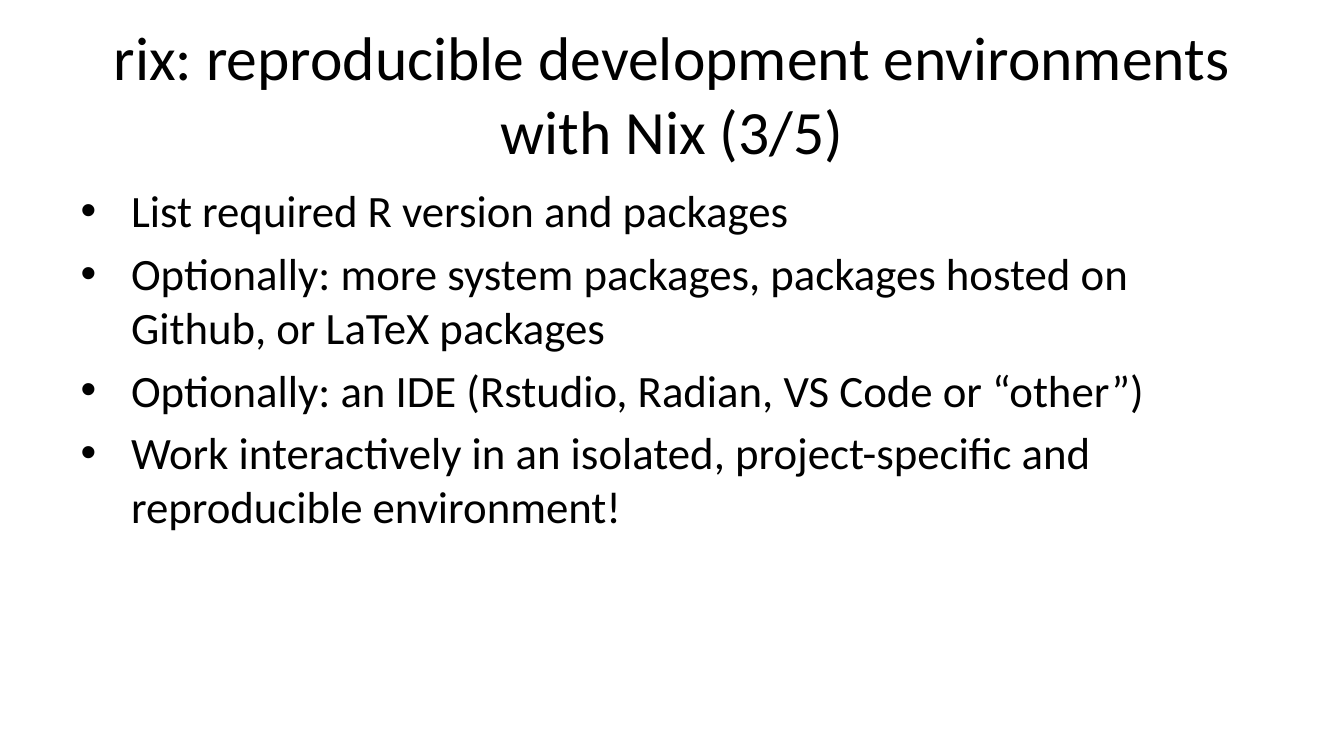
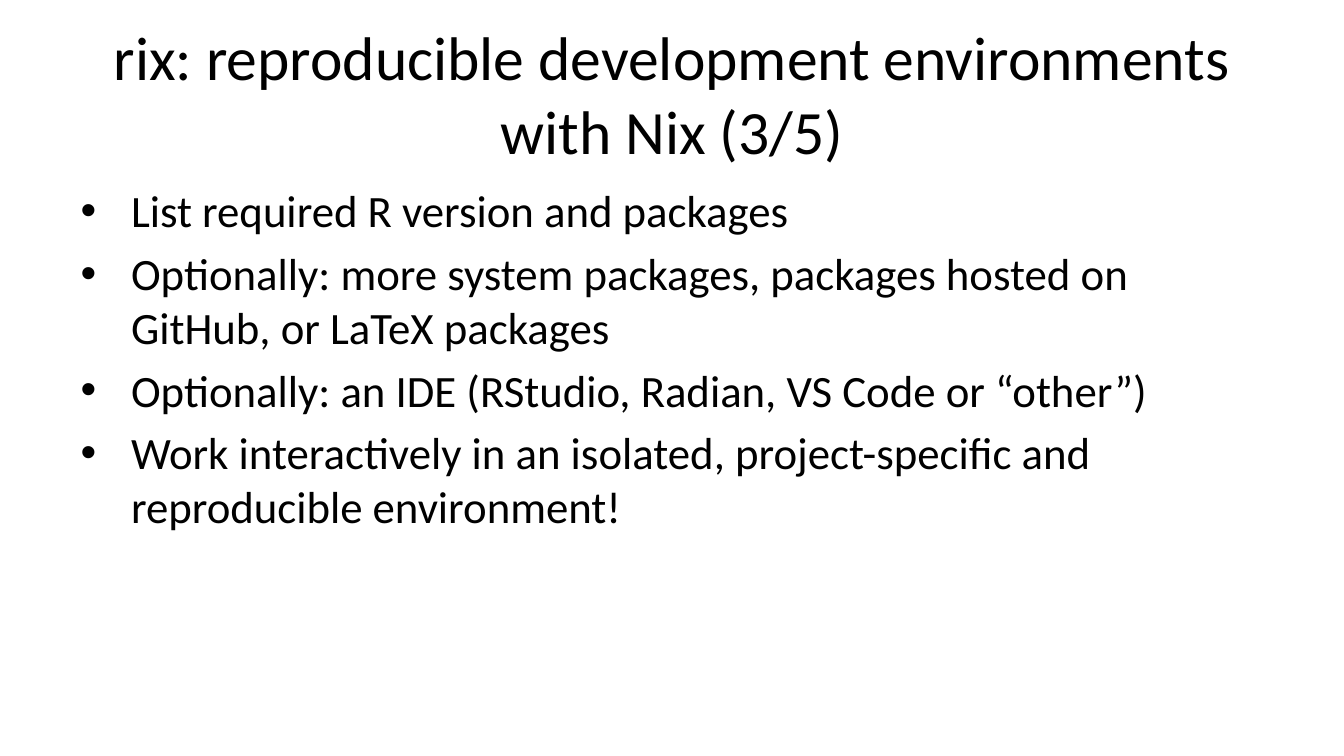
Before and after one commit to b-rodrigues/repro_basf, a slide deck: slide 32 of docs/index.pptx. Drawn at 1344x756 pixels with LibreOffice and Linux fonts; fonts in the diff are those of the drawing. Boxes give left, top, right and bottom in pixels: in the first picture for what was removed or moved away, otherwise in the second. Text is boxed around its words. In the diff, an @@ line names an element or a change of style, - is before the commit and + after.

```diff
--- a/docs/index.pptx
+++ b/docs/index.pptx
@@ text at (131, 259, 1146, 415): text changed @@
-• Optionally: more system packages, packages hosted on Github, or LaTeX packages
-• Optionally: an IDE (Rstudio, Radian, VS Code or “other”)
+• Optionally: more system packages, packages hosted on GitHub, or LaTeX packages
+• Optionally: an IDE (RStudio, Radian, VS Code or “other”)
```
Also in this commit, not shown: 13 other slides changed, 12 other files.
